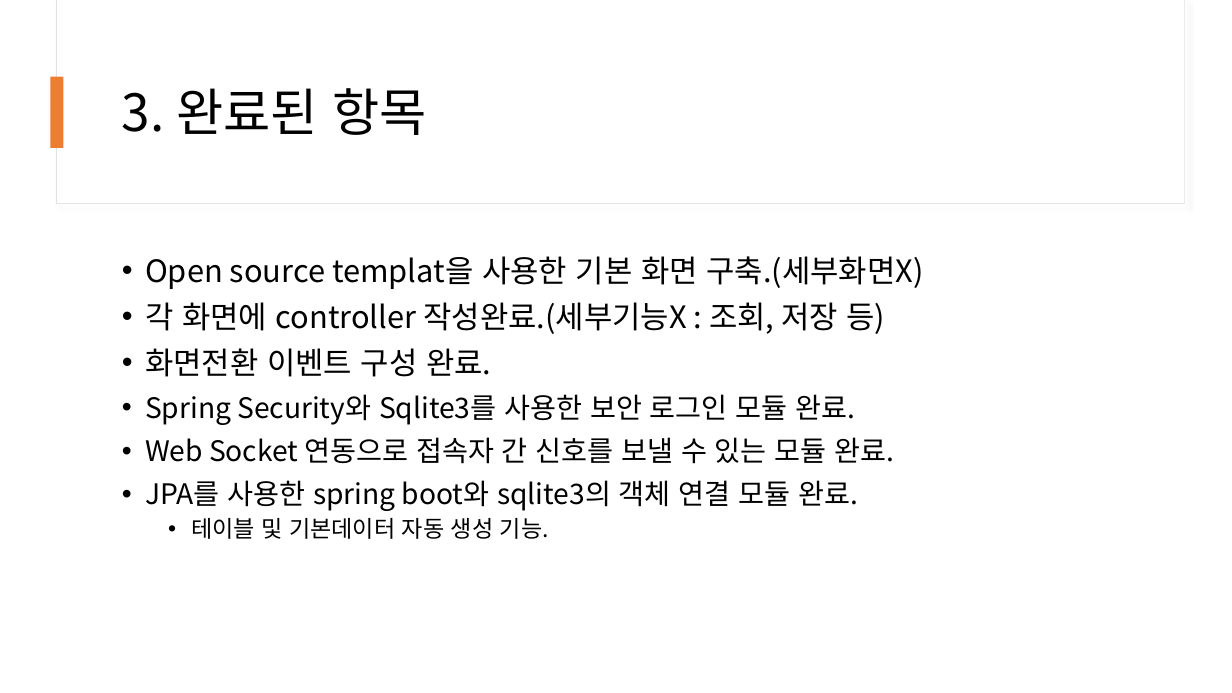
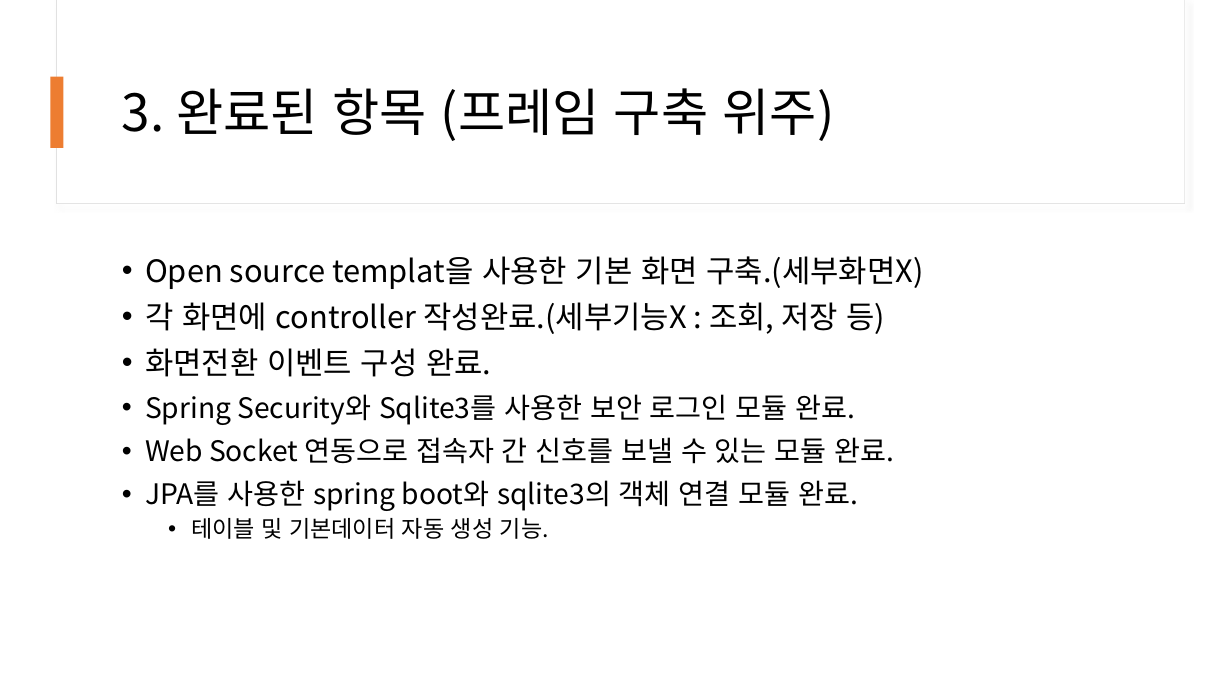
Before and after one commit to avgeneia/Socket, a slide deck: slide 4 of MHMS/src/main/resources/files/프로젝트_중간보고_설현철(H201703193).pptx. Drawn at 1232x693 pixels with LibreOffice and Linux fonts; fonts in the diff are those of the drawing. Boxes give left, top, right and bottom in pixels: in the first picture for what was removed or moved away, otherwise in the second. Text is boxed around its words. In the diff, an @@ line names an element or a change of style, - is before the commit and + after.

```diff
--- a/MHMS/src/main/resources/files/프로젝트_중간보고_설현철(H201703193).pptx
+++ b/MHMS/src/main/resources/files/프로젝트_중간보고_설현철(H201703193).pptx
@@ title at bbox=[122, 88, 835, 141]: text changed @@
-3. 완료된 항목
+3. 완료된 항목 (프레임 구축 위주)
```
Also in this commit, not shown: 2 other slides changed, 6 other files.
